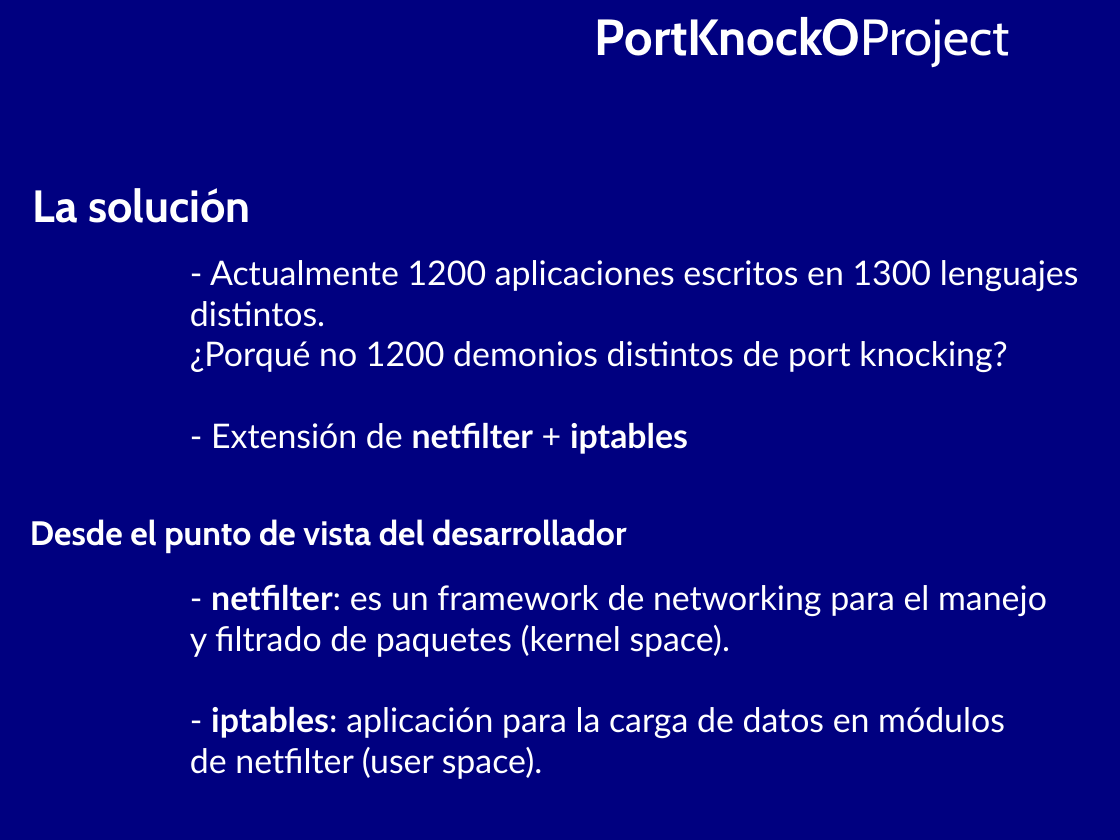
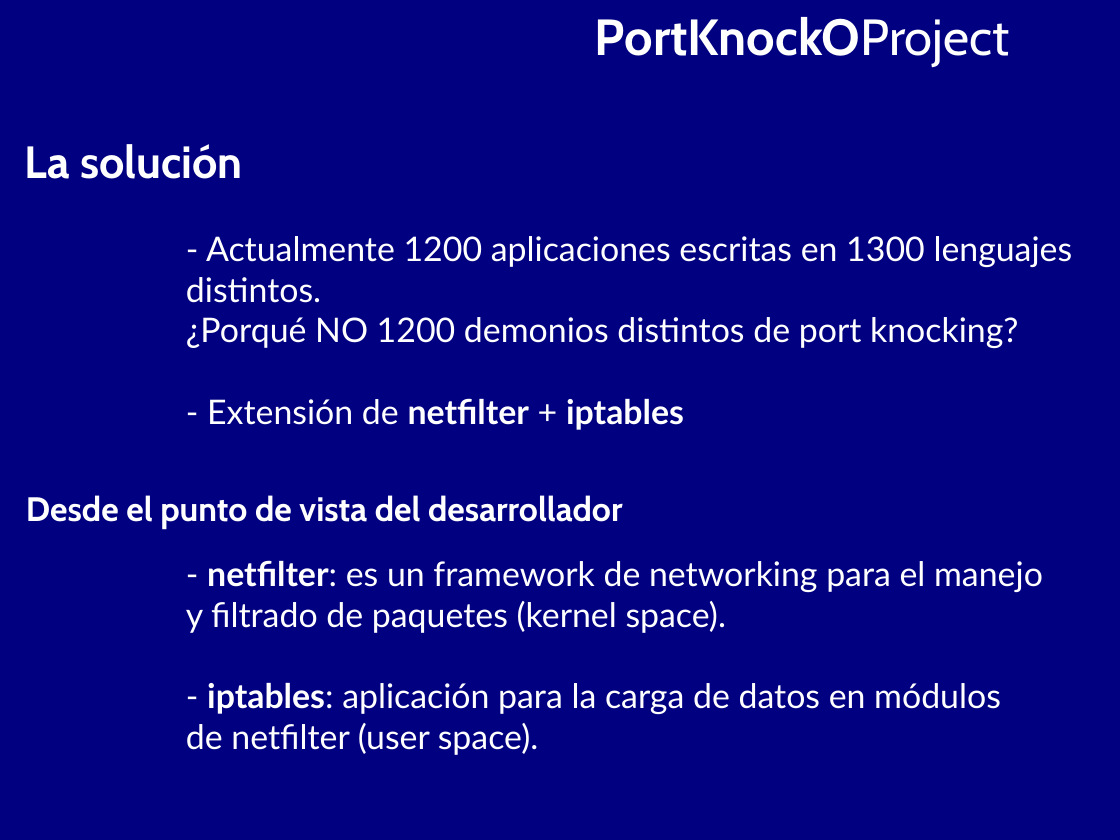
Before and after one commit to BackupTheBerlios/portknocko-svn, a slide deck: slide 6 of trunk/jornadas/jornadas.odp. Drawn at 1120x840 pixels with LibreOffice and Linux fonts; fonts in the diff are those of the drawing. Boxes give left, top, right and bottom in pixels: in the first picture for what was removed or moved away, otherwise in the second. Text is boxed around its words. In the diff, an @@ line names an element or a change of style, - is before the commit and + after.

```diff
--- a/trunk/jornadas/jornadas.odp
+++ b/trunk/jornadas/jornadas.odp
@@ text "La solución": place and size @@
-text "La solución" at [33,188,250,223]
+text "La solución" at [25,144,242,179]
@@ text "- Actualmente 1200 aplicaciones escritas ...": place and size @@
-text "- Actualmente 1200 aplicaciones escritas ..." at [190,260,1079,779]
+text "- Actualmente 1200 aplicaciones escritas ..." at [186,236,1073,755]
@@ text at [206,236,1073,268]: text changed @@
-- Actualmente 1200 aplicaciones escritos en 1300 lenguajes
+- Actualmente 1200 aplicaciones escritas en 1300 lenguajes
@@ text at [186,317,1018,349]: text changed @@
-¿Porqué no 1200 demonios distintos de port knocking?
+¿Porqué NO 1200 demonios distintos de port knocking?
@@ text "Desde el punto de vista ...": place and size @@
-text "Desde el punto de vista ..." at [30,519,626,553]
+text "Desde el punto de vista ..." at [26,495,622,529]
```
Also in this commit, not shown: 4 other slides changed, 2 slides added, 9 slides removed, 1 other file.
